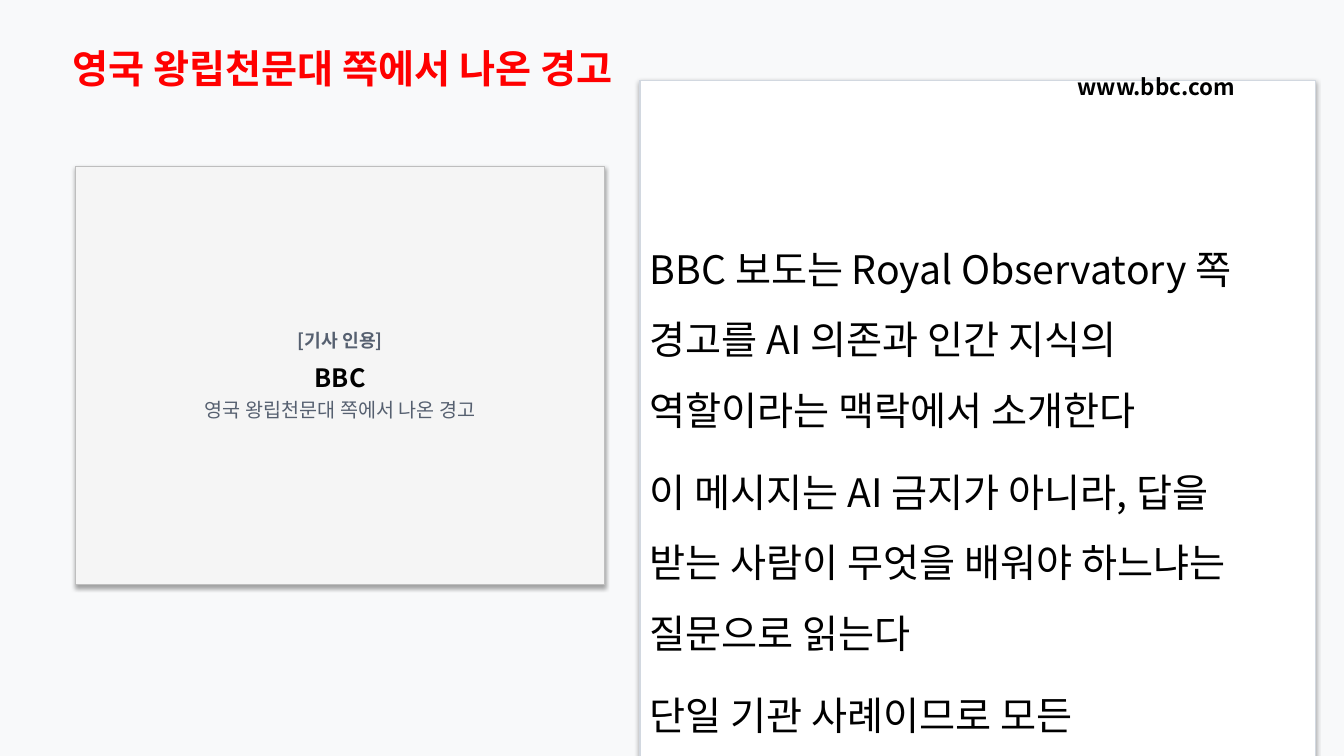
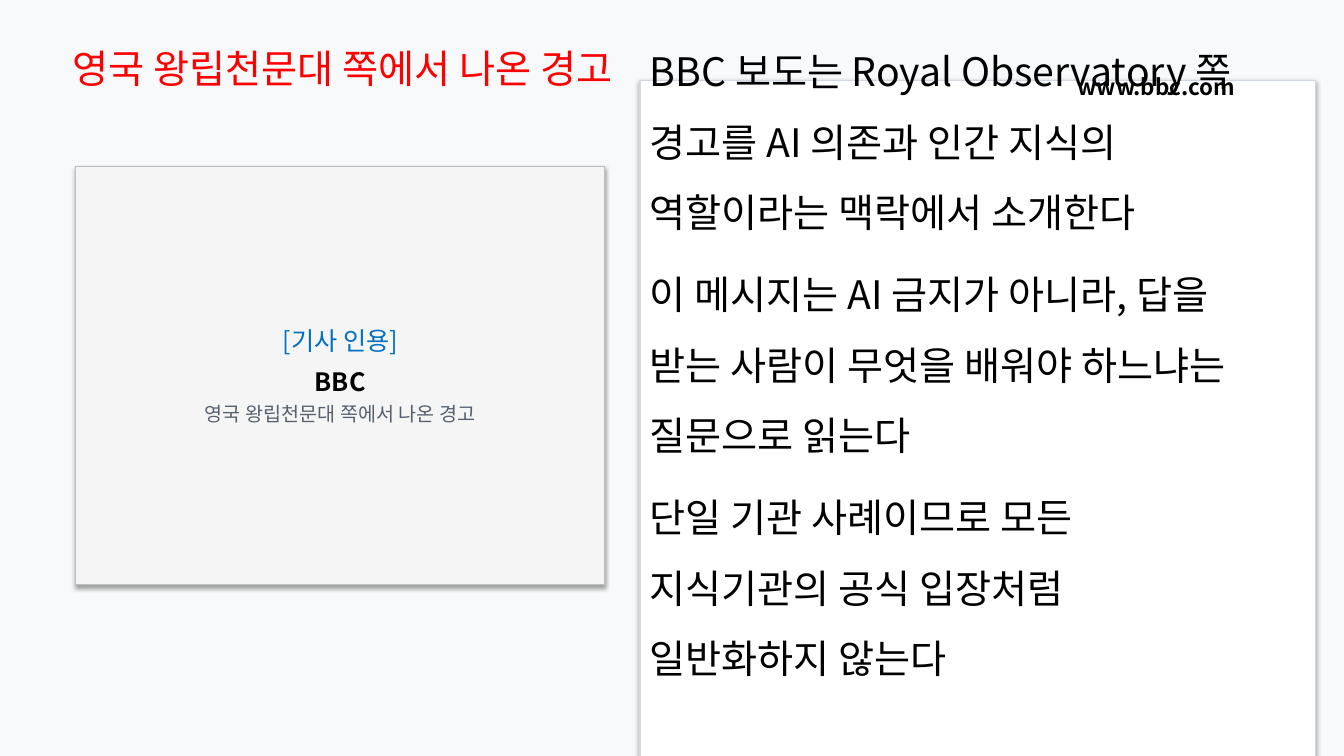
Before and after one commit to Rlearnchan/luddite, a slide deck: slide 3 of outputs/pptx/ai_knowledge_institution_styled_draft.pptx. Drawn at 1344x756 pixels with LibreOffice and Linux fonts; fonts in the diff are those of the drawing. Boxes give left, top, right and bottom in pixels: in the first picture for what was removed or moved away, otherwise in the second. Text is boxed around its words. In the diff, an @@ line names an element or a change of style, - is before the commit and + after.

```diff
--- a/outputs/pptx/ai_knowledge_institution_styled_draft.pptx
+++ b/outputs/pptx/ai_knowledge_institution_styled_draft.pptx
@@ text "영국 왕립천문대 쪽에서 나온 경고" at (73,50,612,86): bold off @@
@@ text "BBC 보도는 Royal Observatory 쪽 ..." at (650,54,1231,676): vertical alignment top to middle @@
@@ text in rectangle at (282,329,398,355): size 13 to 18 pt, text colour #566070 to #0070C0, bold off in "[기사 인용]" @@
```
Also in this commit, not shown: 21 other slides changed, 8 other files.
